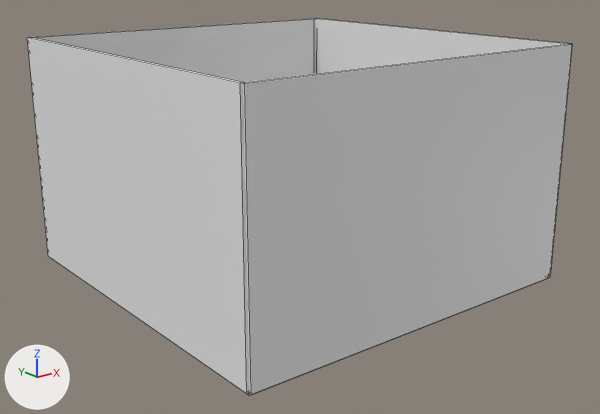
The Blender file Art/room.blend, before and after one commit.
Before and after are seen from a camera (50 mm lens) standing at (-21.6, -27.6, 13.7) and looking at (-0.1, -0.7, 3.0). Lighting does not change. The marker at lower left points along +X, +Y and +Z. Mesh edges are drawn as thin lines.
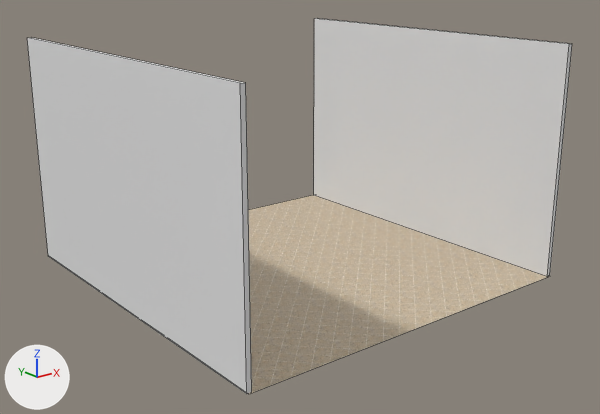
Location of each change, [x1, y1, x2, y2] in pixels of the pictures (600 x 414 px):
'Cube.001', hidden: before [243, 44, 573, 394]
'Plane', shown (beige): after [248, 195, 549, 394]
'Cube', hidden: before [28, 18, 316, 82]
'Cube.004', hidden: before [248, 278, 547, 396]
'Cube.002', unchanged, uncovered by the edit: before [315, 18, 568, 74]; after [314, 18, 572, 276]

The change, as a list of edits to the scene's bpy script:
```text
Add img_marble_tile_png:
    img_marble_tile_png = load_image('marble_tile.png', '../Deployment/Data/Textures/marble_tile.png', 1024, 1024, 'sRGB')
Add mat_marble_tile_png:
    mat_marble_tile_png = principled_material('marble_tile.png')
    mat_marble_tile_png.texture = img_marble_tile_png
Change me_plane:
    where me_plane.from_pydata(...)  # 4 vertices, 1 face; spans x -1.0..1.0, y -1.0..1.0, z 0.0
    used by ob_plane; location = (0.0, 0.0, 0.0); scale = (8.0, 8.0, 1.0)
    me_plane part 1: texture (UV) coordinates changed
    add me_plane.materials.append(mat_marble_tile_png)  # picture img_marble_tile_png
Change ob_cube_004:
    add ob_cube_004.hide_viewport = True
Change ob_cube_001:
    add ob_cube_001.hide_viewport = True
Change ob_cube:
    add ob_cube.hide_viewport = True
Change ob_plane:
    remove ob_plane.hide_viewport = True
    ob_plane.scale: (8.0, 8.0, 1.0) -> (8.05, 8.05, 8.05)
```
